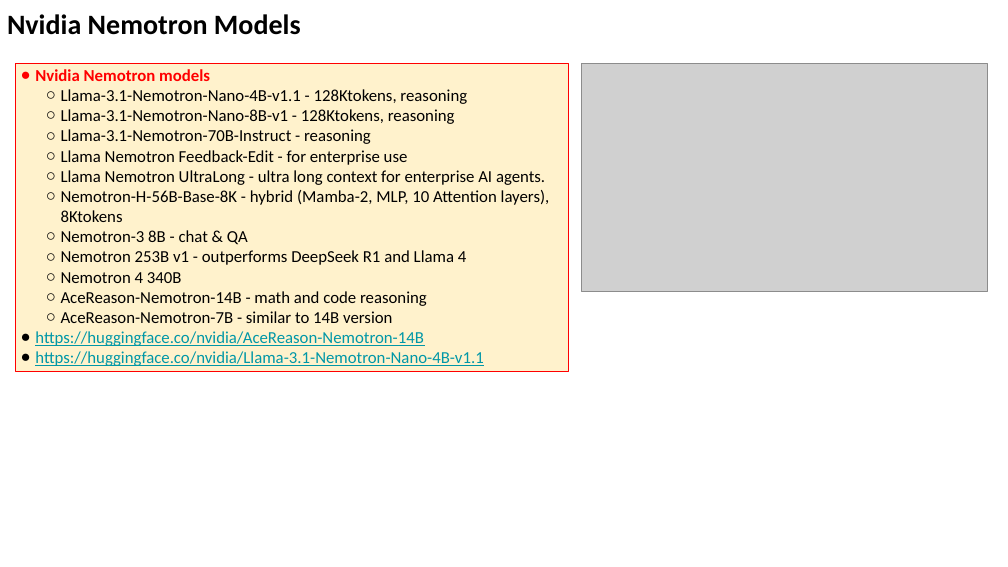
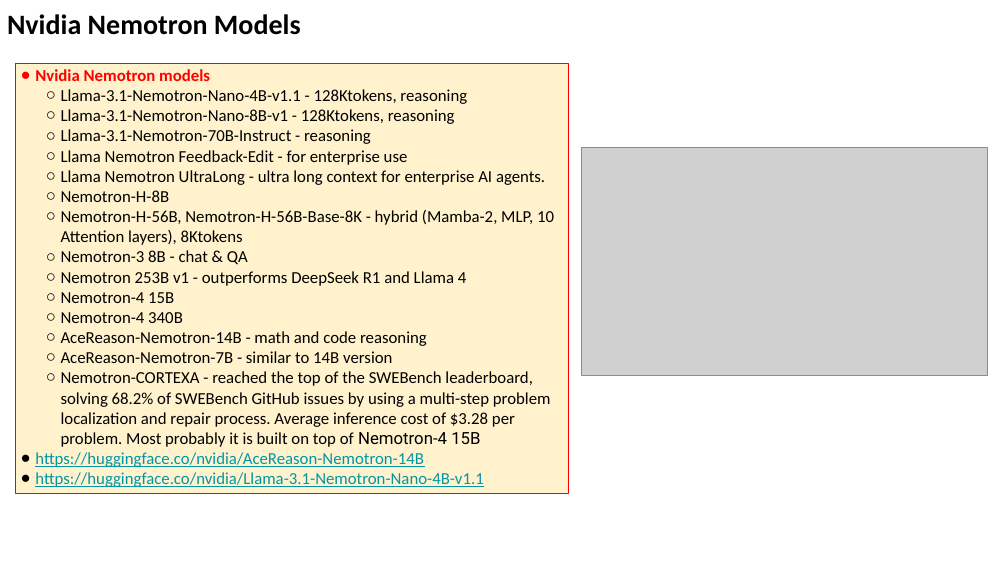
Before and after one commit to lselector/seminar, a slide deck: slide 12 of 2025/2025-05-30-AI-Updates.pptx (slide 11 before the commit). Drawn at 1008x567 pixels with LibreOffice and Linux fonts; fonts in the diff are those of the drawing; grey boxes stand for pictures. Boxes give left, top, right and bottom in pixels: in the first picture for what was removed or moved away, otherwise in the second. Text is boxed around its words. In the diff, an @@ line names an element or a change of style, - is before the commit and + after.

Commit message:
update

```diff
--- a/2025/2025-05-30-AI-Updates.pptx
+++ b/2025/2025-05-30-AI-Updates.pptx
@@ rectangle "Nvidia Nemotron models": place and size @@
-rectangle "Nvidia Nemotron models" at (15, 64, 569, 371)
+rectangle "Nvidia Nemotron models" at (15, 64, 569, 493)
@@ picture: place and size @@
-picture at (582, 64, 987, 291)
+picture at (582, 148, 987, 376)
@@ text in rectangle at (61, 190, 554, 245): text changed @@
-  ○ Nemotron-H-56B-Base-8K - hybrid (Mamba-2, MLP, 10 Attention layers), 8Ktokens
+  ○ Nemotron-H-8B
+  ○ Nemotron-H-56B, Nemotron-H-56B-Base-8K - hybrid (Mamba-2, MLP, 10 Attention layers), 8Ktokens
@@ text in rectangle at (61, 292, 183, 323): text changed @@
-  ○ Nemotron 4 340B
+  ○ Nemotron-4 15B
+  ○ Nemotron-4 340B
@@ text in rectangle at (61, 371, 551, 447): paragraph added @@
+  ○ Nemotron-CORTEXA - reached the top of the SWEBench leaderboard, solving 68.2% of SWEBench GitHub issues by using a multi-step problem localization and repair process. Average inference cost of $3.28 per problem. Most probably it is built on top of Nemotron-4 15B
```
Also in this commit, not shown: 9 other slides changed, 2 slides added, 1 slide removed.
